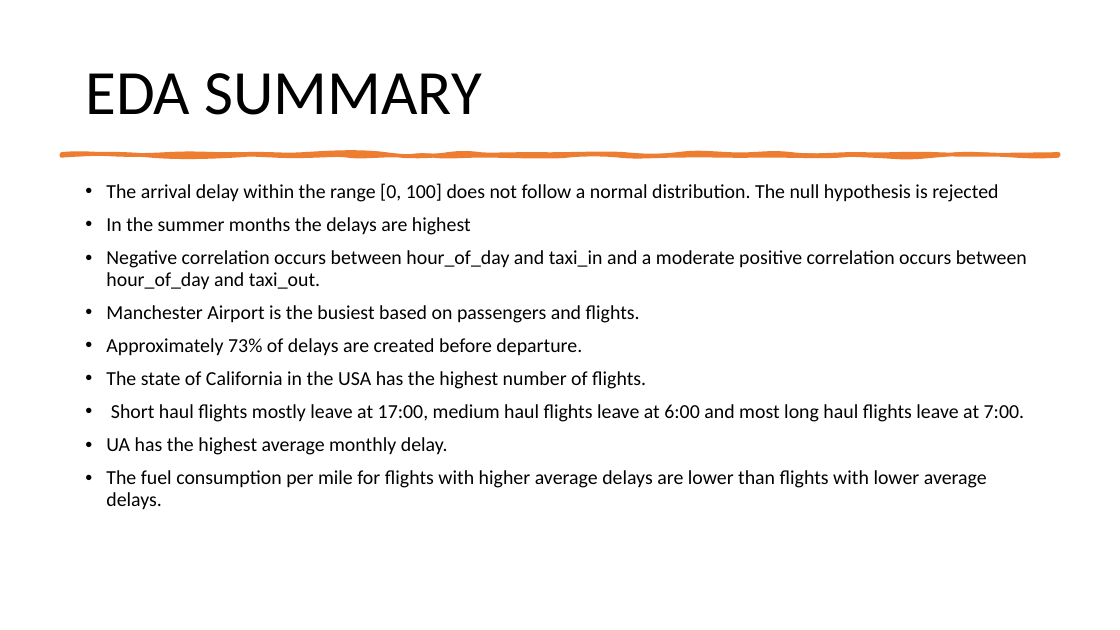
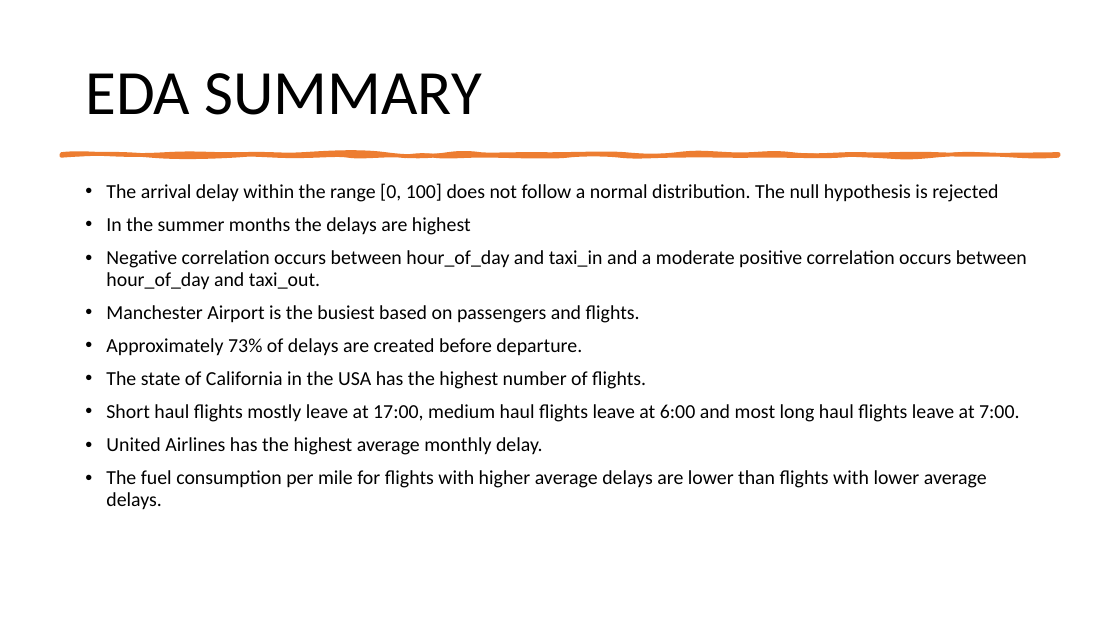
Before and after one commit to Ali-Mohamed23/midterm-project-I, a slide deck: slide 12 of Midterm_project_ppt.pptx. Drawn at 1120x630 pixels with LibreOffice and Linux fonts; fonts in the diff are those of the drawing. Boxes give left, top, right and bottom in pixels: in the first picture for what was removed or moved away, otherwise in the second. Text is boxed around its words. In the diff, an @@ line names an element or a change of style, - is before the commit and + after.

```diff
--- a/Midterm_project_ppt.pptx
+++ b/Midterm_project_ppt.pptx
@@ text at box(106, 437, 543, 455): text changed @@
-• UA has the highest average monthly delay.
+• United Airlines has the highest average monthly delay.
```
Also in this commit, not shown: 3 other slides changed, 4 slides added, 1 slide removed, 2 other files.
